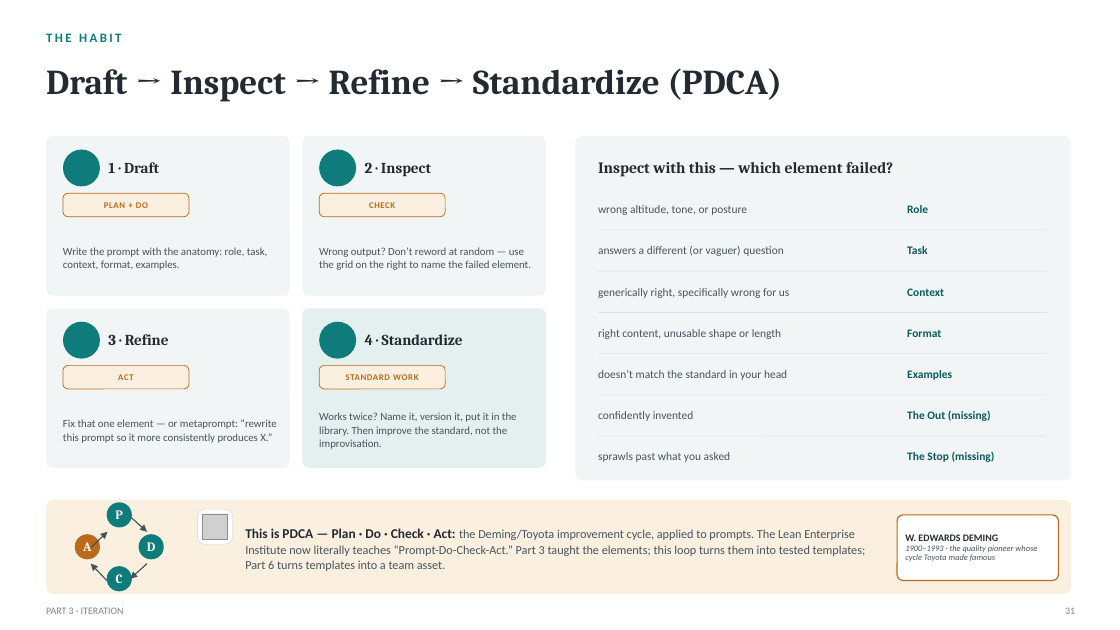
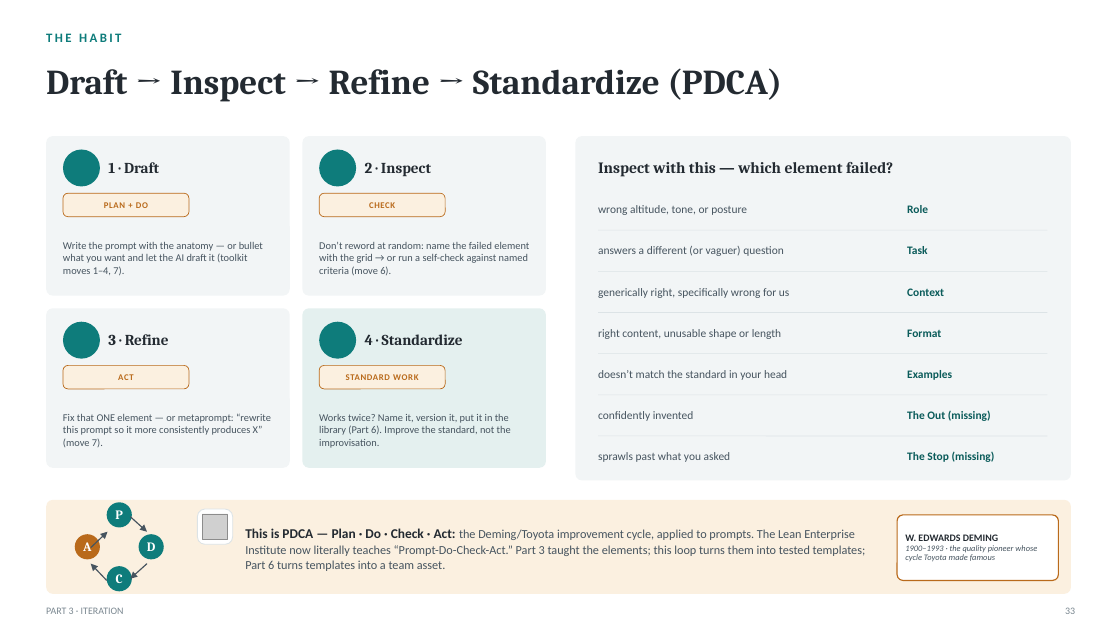
Before and after one commit to naviero1/Claude-Works, a slide deck: slide 33 of ai-training-prompt-engineering/deliverables/From_Prompts_to_Agents_Training.pptx (slide 31 before the commit). Drawn at 1120x630 pixels with LibreOffice and Linux fonts; fonts in the diff are those of the drawing; grey boxes stand for pictures; background and template pictures are left out. Boxes give left, top, right and bottom in pixels: in the first picture for what was removed or moved away, otherwise in the second. Text is boxed around its words. In the diff, an @@ line names an element or a change of style, - is before the commit and + after.

```diff
--- a/ai-training-prompt-engineering/deliverables/From_Prompts_to_Agents_Training.pptx
+++ b/ai-training-prompt-engineering/deliverables/From_Prompts_to_Agents_Training.pptx
@@ text at (63, 242, 263, 275): text changed; size 9.3 to 8.9 pt @@
-Write the prompt with the anatomy: role, task, context, format, examples.
+Write the prompt with the anatomy — or bullet what you want and let the AI draft it (toolkit moves 1–4, 7).
@@ text at (319, 242, 529, 275): text changed; size 9.3 to 8.9 pt @@
-Wrong output? Don’t reword at random — use the grid on the right to name the failed element.
+Don’t reword at random: name the failed element with the grid → or run a self-check against named criteria (move 6).
@@ text at (63, 414, 271, 447): text changed; size 9.3 to 8.9 pt @@
-Fix that one element — or metaprompt: “rewrite this prompt so it more consistently produces X.”
+Fix that ONE element — or metaprompt: “rewrite this prompt so it more consistently produces X” (move 7).
@@ text at (319, 414, 511, 448): text changed; size 9.3 to 8.9 pt @@
-Works twice? Name it, version it, put it in the library. Then improve the standard, not the improvisation.
+Works twice? Name it, version it, put it in the library (Part 6). Improve the standard, not the improvisation.
```
Also in this commit, not shown: 59 other slides changed, 6 slides added, 4 slides removed, 17 other files.
